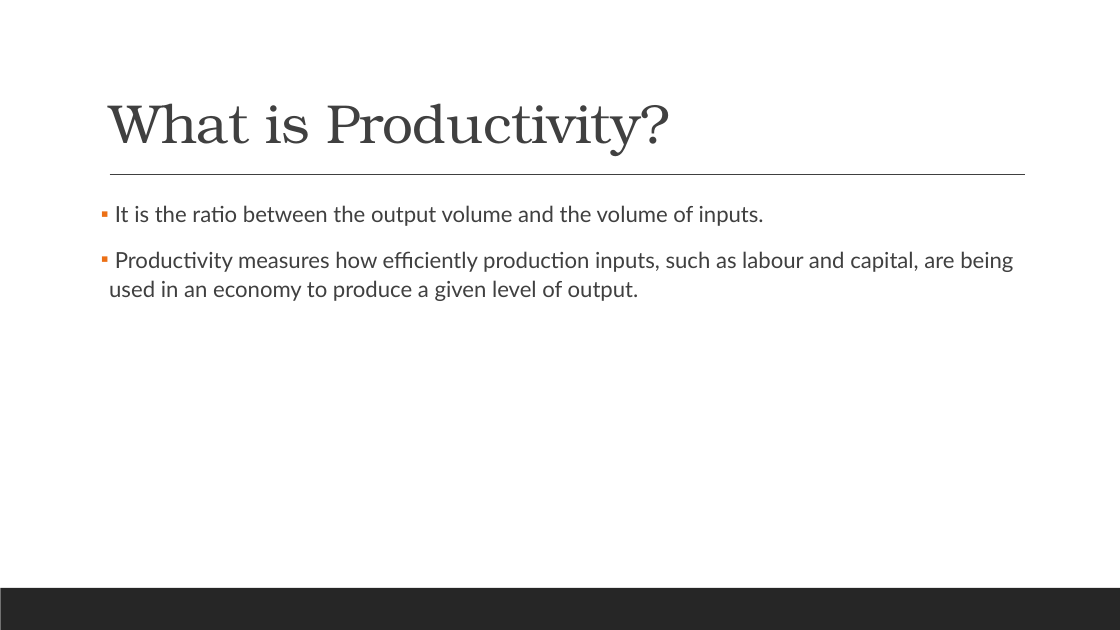
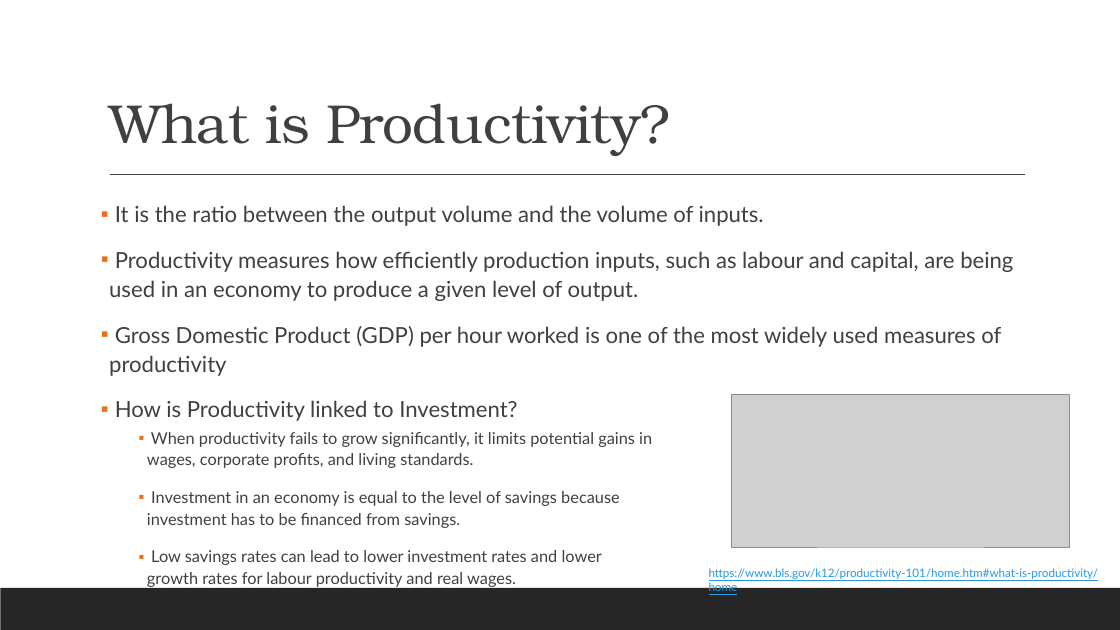
Before and after one commit to JohnHios/final_project, a slide deck: slide 4 of deloitte_investment_project/outputs/Deloitte_Investment_Project_JohnHios.pptx. Drawn at 1120x630 pixels with LibreOffice and Linux fonts; fonts in the diff are those of the drawing; grey boxes stand for pictures. Boxes give left, top, right and bottom in pixels: in the first picture for what was removed or moved away, otherwise in the second. Text is boxed around its words. In the diff, an @@ line names an element or a change of style, - is before the commit and + after.

```diff
--- a/deloitte_investment_project/outputs/Deloitte_Investment_Project_JohnHios.pptx
+++ b/deloitte_investment_project/outputs/Deloitte_Investment_Project_JohnHios.pptx
@@ text at bbox=[109, 326, 1001, 421]: paragraphs added @@
+  ▪ Gross Domestic Product (GDP) per hour worked is one of the most widely used measures of productivity
+  ▪ How is Productivity linked to Investment?
@@ picture added at bbox=[732, 395, 1070, 547] @@
@@ text added at bbox=[147, 432, 652, 587], 14 pt, text #404040 @@
+  ▪ When productivity fails to grow significantly, it limits potential gains in wages, corporate profits, and living standards.
+  ▪ Investment in an economy is equal to the level of savings because investment has to be financed from savings.
+  ▪ Low savings rates can lead to lower investment rates and lower growth rates for labour productivity and real wages.
@@ text added at bbox=[709, 568, 1099, 594], 10 pt, text #2998E3, underline @@
+https://www.bls.gov/k12/productivity-101/home.htm#what-is-productivity/home
```
Also in this commit, not shown: 6 other slides changed, 2 slides added, 9 slides removed.
